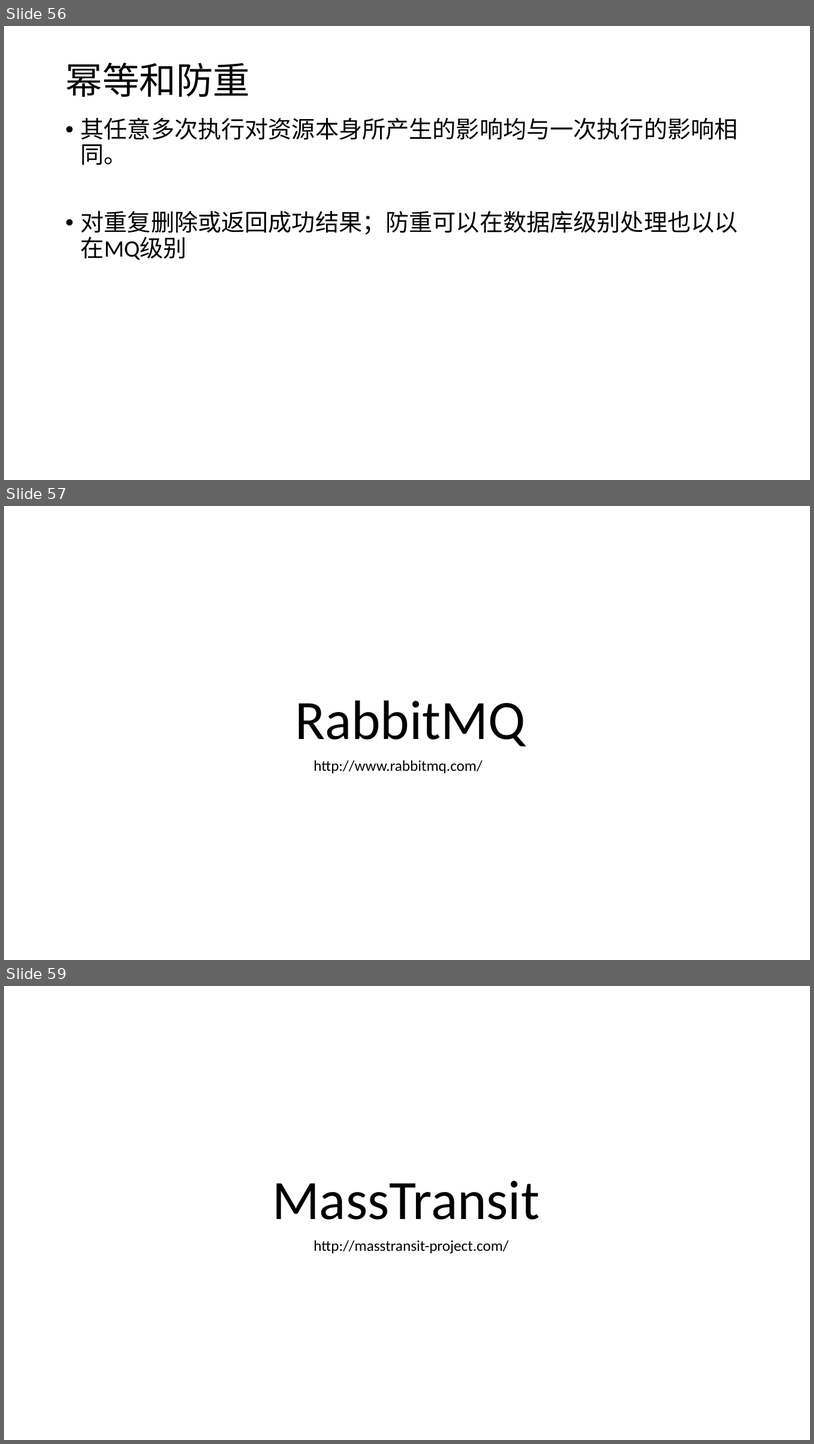
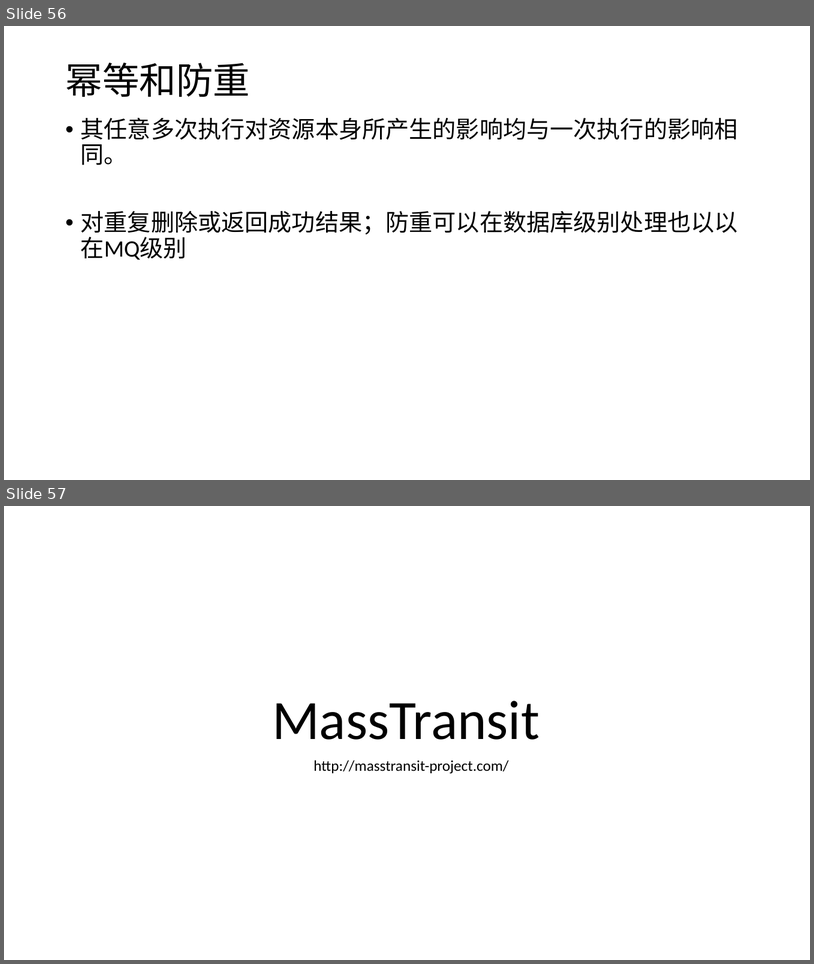
Before and after one commit to axzxs2001/HisMicroserviceSample, a slide deck: HisMicroserviceSample/Doc/基于.net core微服务.pptx. Shown one above the other, each under a label of ours: slides 56, 57 and 59 before the commit, slides 56 and 57 after it; the slides between them are not shown. The pictures are 814x1444 and 814x964 pixels, drawn with LibreOffice and Linux fonts; fonts in the diff are those of the drawing; background and template pictures are left out. Boxes give left, top, right and bottom in pixels: in the first picture for what was removed or moved away, otherwise in the second. Text is boxed around its words. In the diff, an @@ line names an element or a change of style, - is before the commit and + after.

```diff
--- a/HisMicroserviceSample/Doc/基于.net core微服务.pptx
+++ b/HisMicroserviceSample/Doc/基于.net core微服务.pptx
@@ slide 57 removed at [4,506,810,960], background #FFFFFF @@
@@ text removed at [295,700,525,747] @@
-RabbitMQ
@@ text removed at [314,760,483,773] @@
-http://www.rabbitmq.com/
@@ what was slide 59 is now slide 57 @@
```
Also in this commit, not shown: 1 slide changed, 4 slides added, 2 other slides removed.
